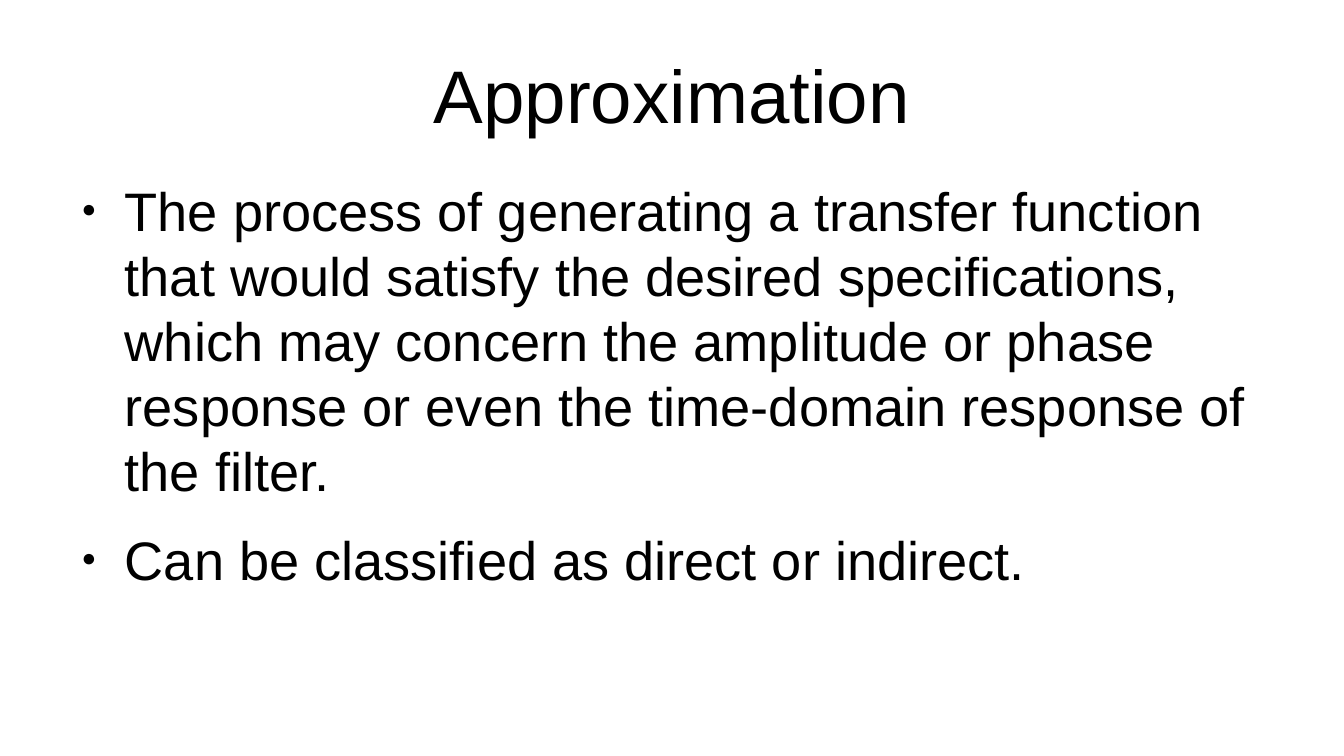
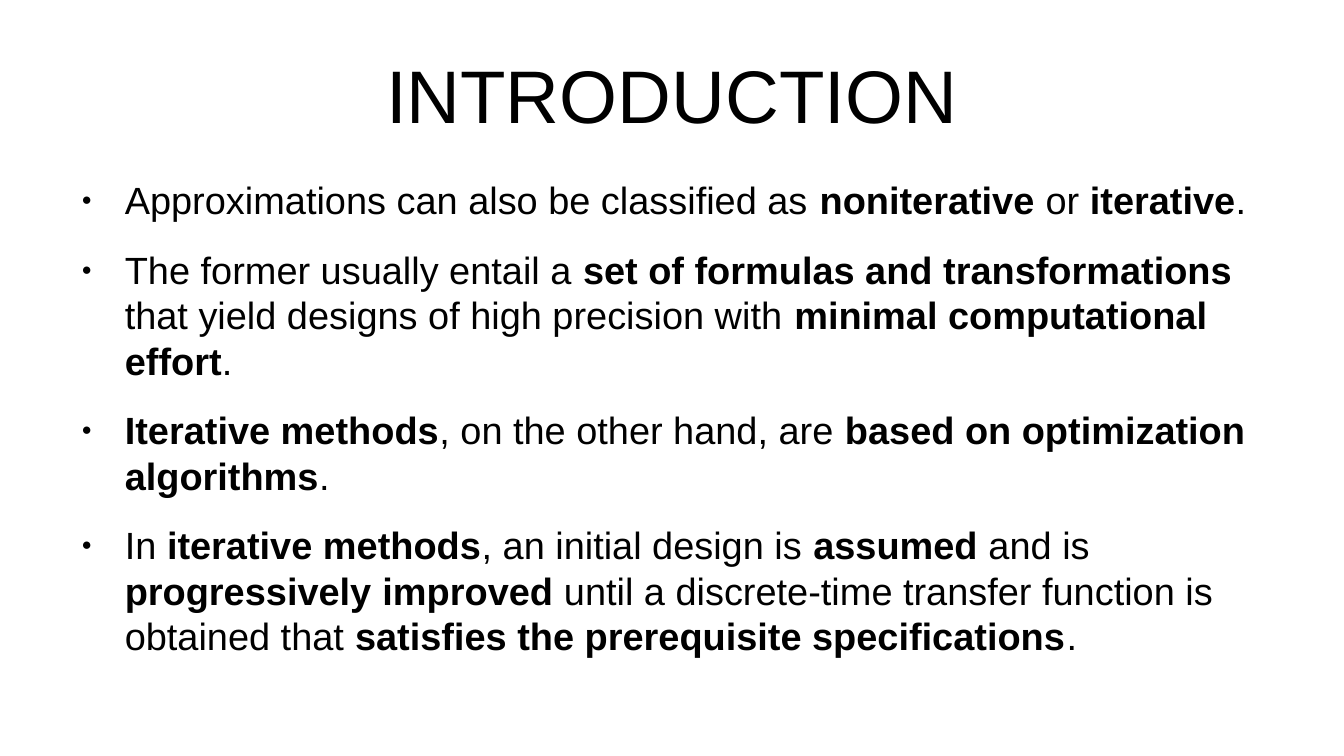
Before and after one commit to miftanurfarid/pengolahan_sinyal_digital, a slide deck: slide 5 of slide/2022/09.design_of_nonrecursive_(fir)_filters/09.design_of_nonrecursive_(fir)_filters.odp (slide 4 before the commit). Drawn at 1344x756 pixels with LibreOffice and Linux fonts; fonts in the diff are those of the drawing; background and template pictures are left out. Boxes give left, top, right and bottom in pixels: in the first picture for what was removed or moved away, otherwise in the second. Text is boxed around its words. In the diff, an @@ line names an element or a change of style, - is before the commit and + after.

```diff
--- a/slide/2022/09.design_of_nonrecursive_(fir)_filters/09.design_of_nonrecursive_(fir)_filters.odp
+++ b/slide/2022/09.design_of_nonrecursive_(fir)_filters/09.design_of_nonrecursive_(fir)_filters.odp
@@ title at [386,71,957,124]: text changed @@
-Approximation
+INTRODUCTION
@@ text at [125,186,1246,612]: text changed; size 32 to 22.4 pt; bold on @@
-● The process of generating a transfer function that would satisfy the desired speciﬁcations, which may concern the amplitude or phase response or even the time-domain response of the ﬁlter.
-● Can be classiﬁed as direct or indirect.
+● Approximations can also be classiﬁed as noniterative or iterative.
+● The former usually entail a set of formulas and transformations that yield designs of high precision with minimal computational effort.
+● Iterative methods, on the other hand, are based on optimization algorithms.
+● In iterative methods, an initial design is assumed and is progressively improved until a discrete-time transfer function is obtained that satisﬁes the prerequisite speciﬁcations.
```
Also in this commit, not shown: 3 other slides changed, 7 slides added, 61 slides removed.
